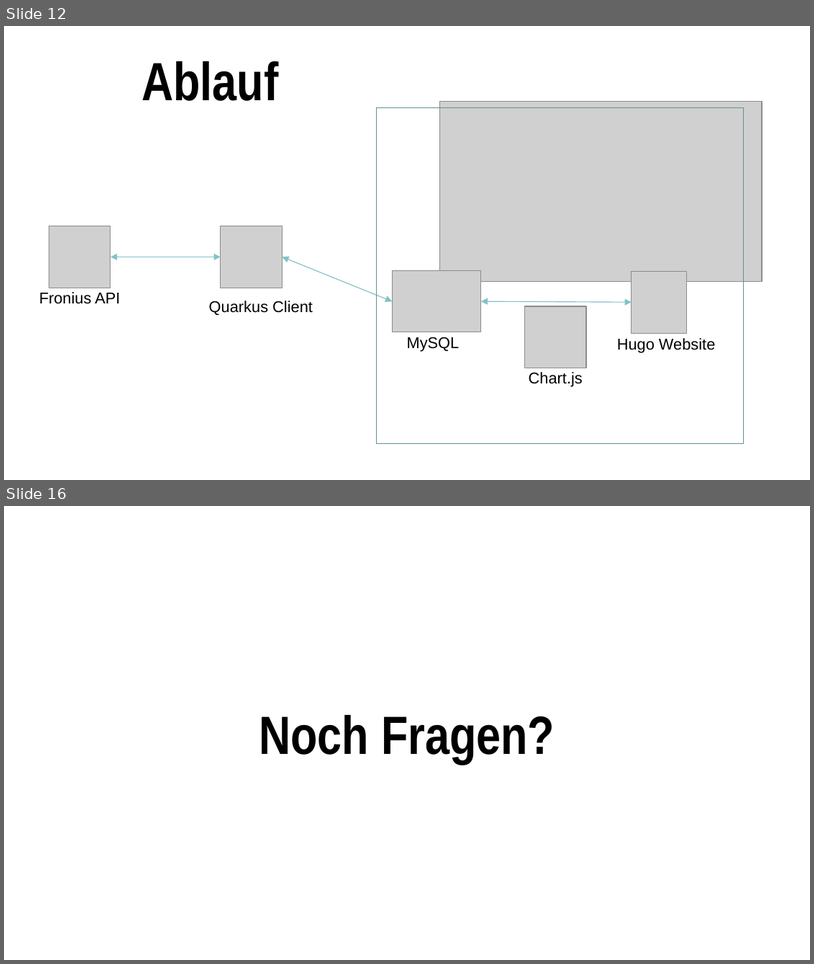
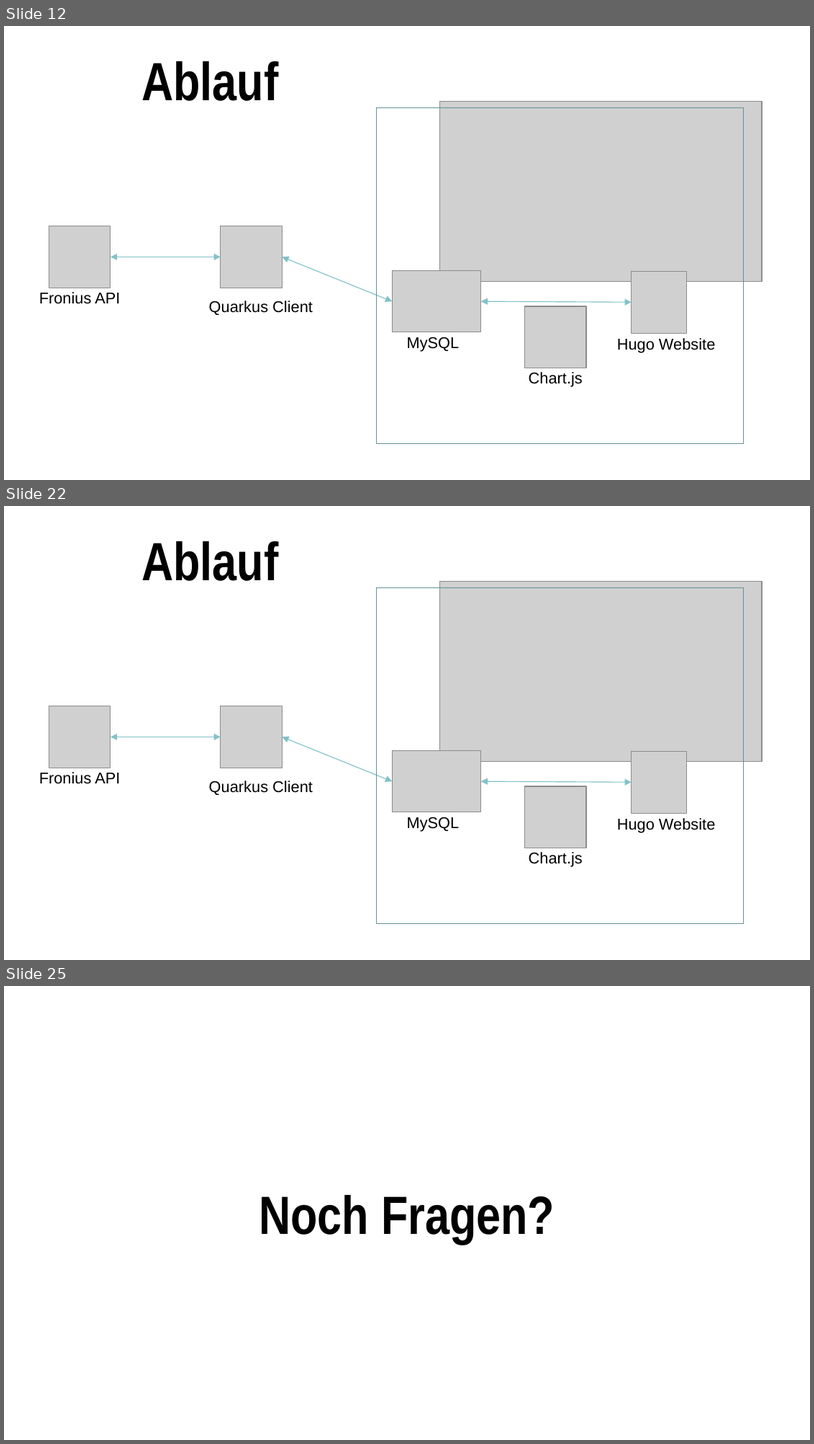
Before and after one commit to Team-Pv-Visualizer/PV-Visualizer, a slide deck: Documents/PVV_Project_Award.pptx. Shown one above the other, each under a label of ours: slides 12 and 16 before the commit, slides 12, 22 and 25 after it; the slides between them are not shown. The pictures are 814x964 and 814x1444 pixels, drawn with LibreOffice and Linux fonts; fonts in the diff are those of the drawing; grey boxes stand for pictures; background and template pictures are left out. Boxes give left, top, right and bottom in pixels: in the first picture for what was removed or moved away, otherwise in the second. Text is boxed around its words. In the diff, an @@ line names an element or a change of style, - is before the commit and + after.

```diff
--- a/Documents/PVV_Project_Award.pptx
+++ b/Documents/PVV_Project_Award.pptx
@@ slide 22 added at <box>4,506,810,960</box>, background #FFFFFF @@
@@ title added at <box>142,541,278,581</box>, 48 pt, text #000000, bold @@
+Ablauf
@@ rectangle added at <box>376,587,744,924</box>, outline #649297 0.25 pt @@
@@ picture added at <box>440,581,763,761</box> @@
@@ picture added at <box>49,706,111,767</box> @@
@@ picture added at <box>221,706,282,767</box> @@
@@ double arrow added from (111, 736) to (221, 736), #82C3C9 0.75 pt @@
@@ double arrow added from (282, 736) to (393, 781), #82C3C9 0.75 pt @@
@@ picture added at <box>393,750,481,811</box> @@
@@ picture added at <box>631,751,687,813</box> @@
@@ text added at <box>39,772,120,784</box>, 14 pt, text #000000 @@
+Fronius API
@@ text added at <box>209,780,313,795</box>, 14 pt, text #000000 @@
+Quarkus Client
@@ double arrow added from (481, 781) to (631, 782), #82C3C9 0.75 pt @@
@@ picture added at <box>525,786,586,847</box> @@
@@ text added at <box>407,816,460,831</box>, 14 pt, text #000000 @@
+MySQL
@@ text added at <box>617,818,715,833</box>, 14 pt, text #000000 @@
+Hugo Website
@@ text added at <box>529,852,583,867</box>, 14 pt, text #000000 @@
+Chart.js
@@ what was slide 16 is now slide 25 @@
```
Also in this commit, not shown: 5 slides changed, 10 other slides added, 2 slides removed, 1 other file.
